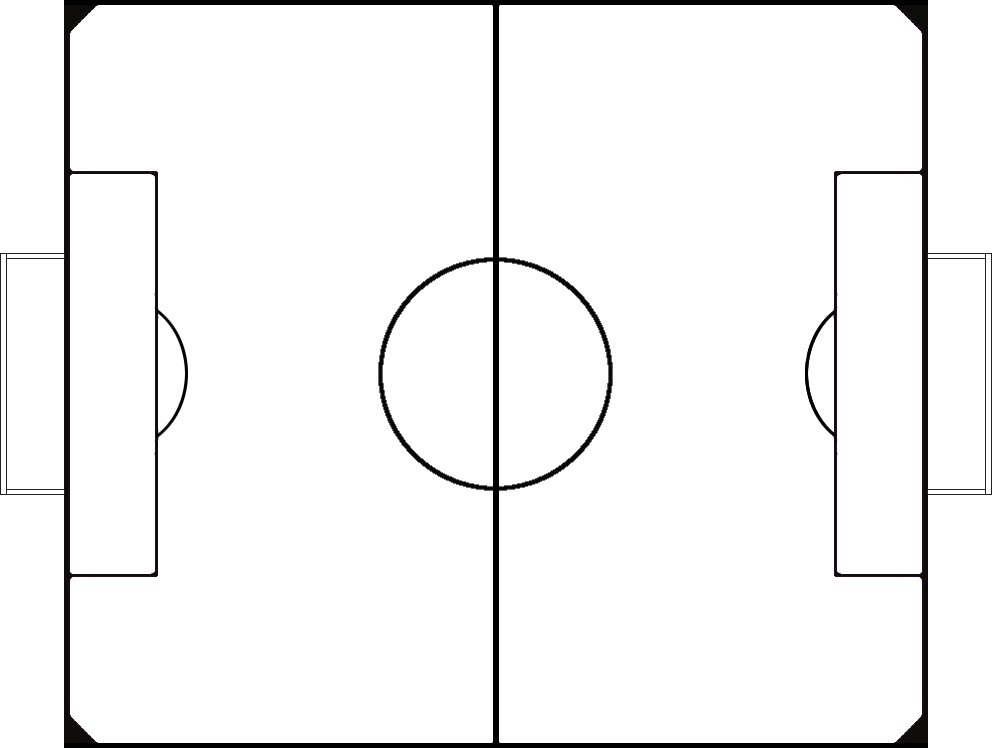
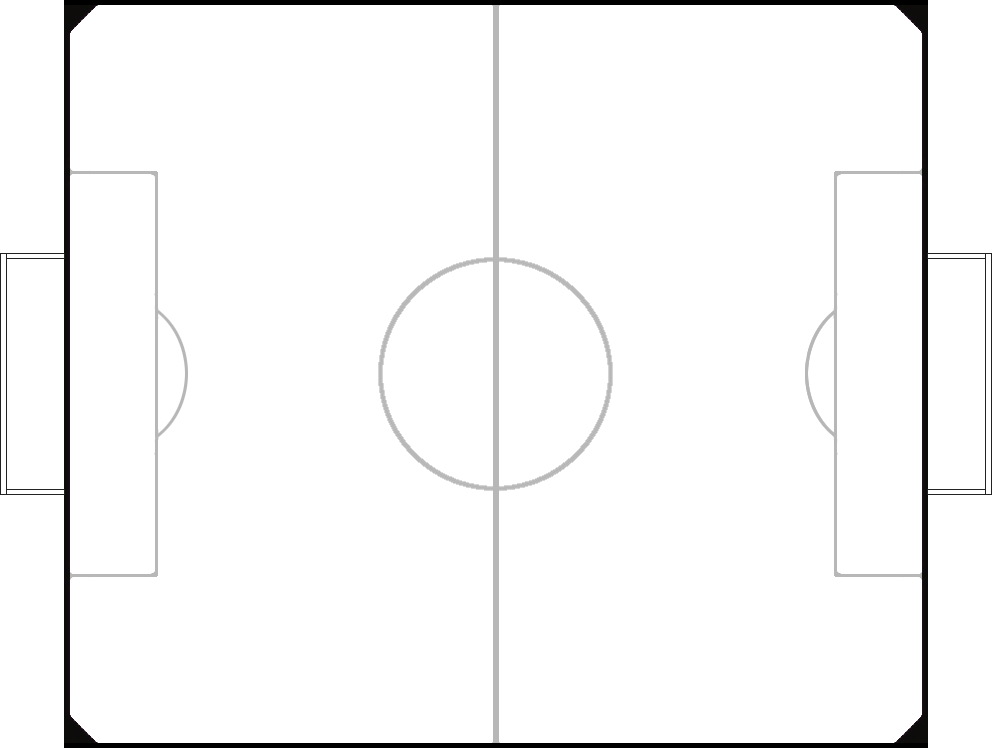
Layer changes from the first w=992, h=748 image to the second:
added layer "internal_lines" above "Visible" over [70, 5, 922, 743]
added layer "Visible" above "line2" over [70, 5, 922, 743]
hid "line2" over [154, 307, 188, 440]
hid "line" over [805, 309, 836, 439]
hid "field_corrections" over [70, 5, 922, 743]
hid "field" over [70, 5, 922, 743]
